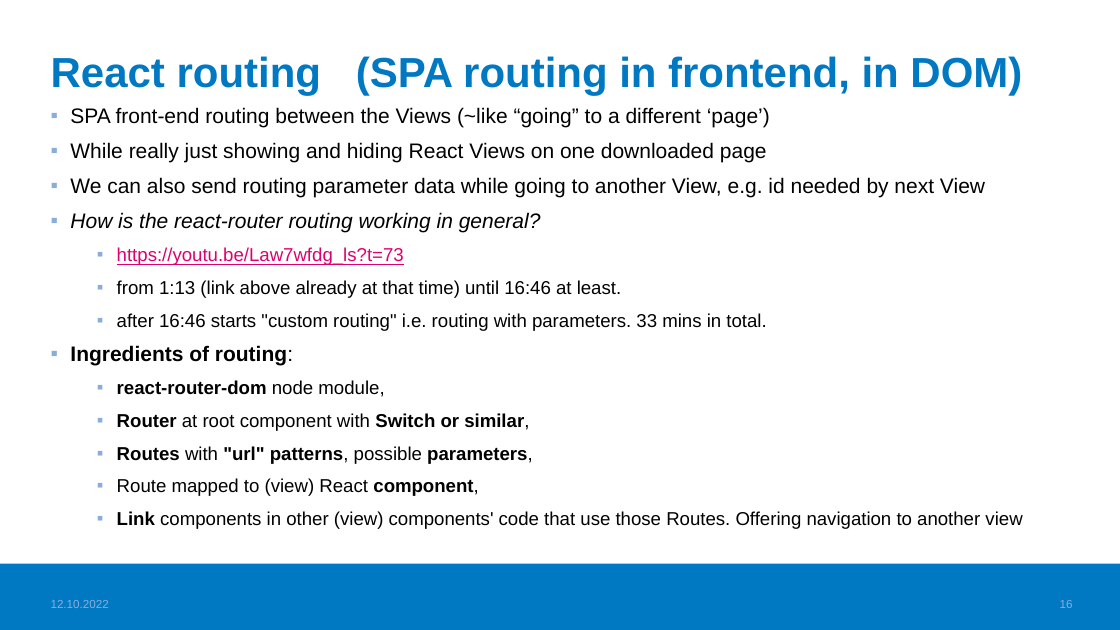
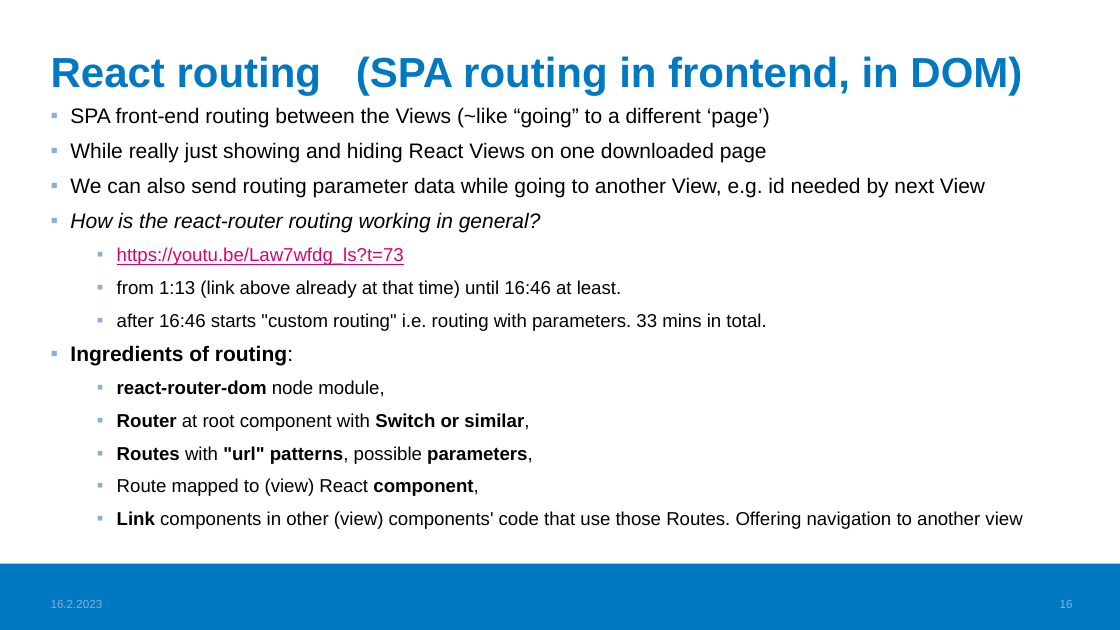
Before and after one commit to valju/docs_frontend_design, a slide deck: slide 16 of FrontendStuff_ForExam.pptx. Drawn at 1120x630 pixels with LibreOffice and Linux fonts; fonts in the diff are those of the drawing; background and template pictures are left out. Boxes give left, top, right and bottom in pixels: in the first picture for what was removed or moved away, otherwise in the second. Text is boxed around its words. In the diff, an @@ line names an element or a change of style, - is before the commit and + after.

Commit message:
Updates to Frontend ppt

```diff
--- a/FrontendStuff_ForExam.pptx
+++ b/FrontendStuff_ForExam.pptx
@@ text at [51,600,103,608]: text changed @@
-12.10.2022
+16.2.2023
```
Also in this commit, not shown: 19 other slides changed, 1 other file.
